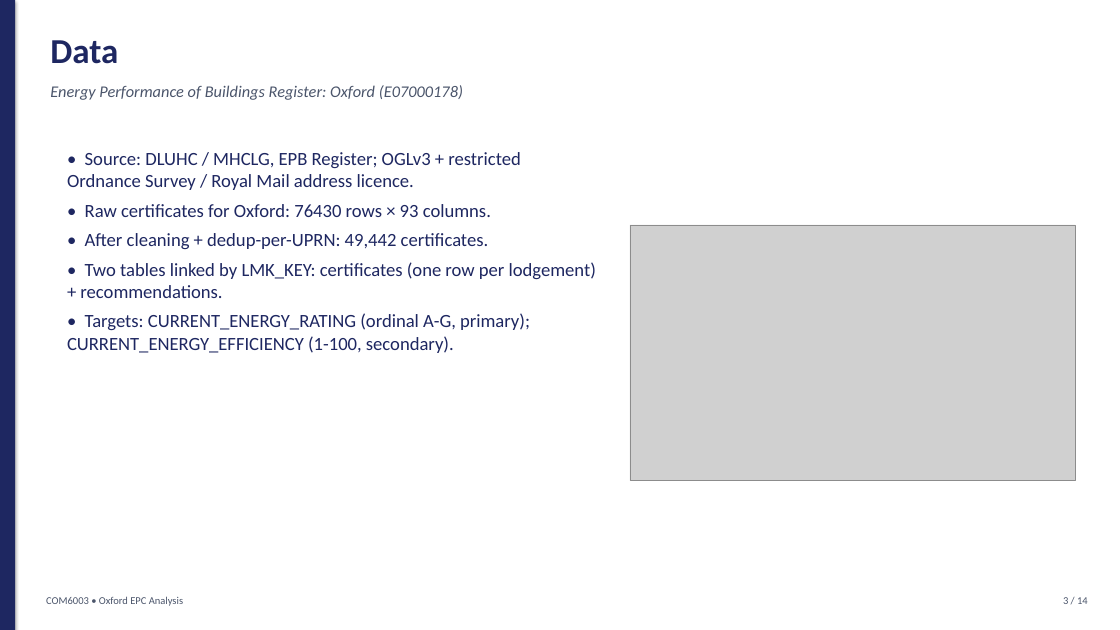
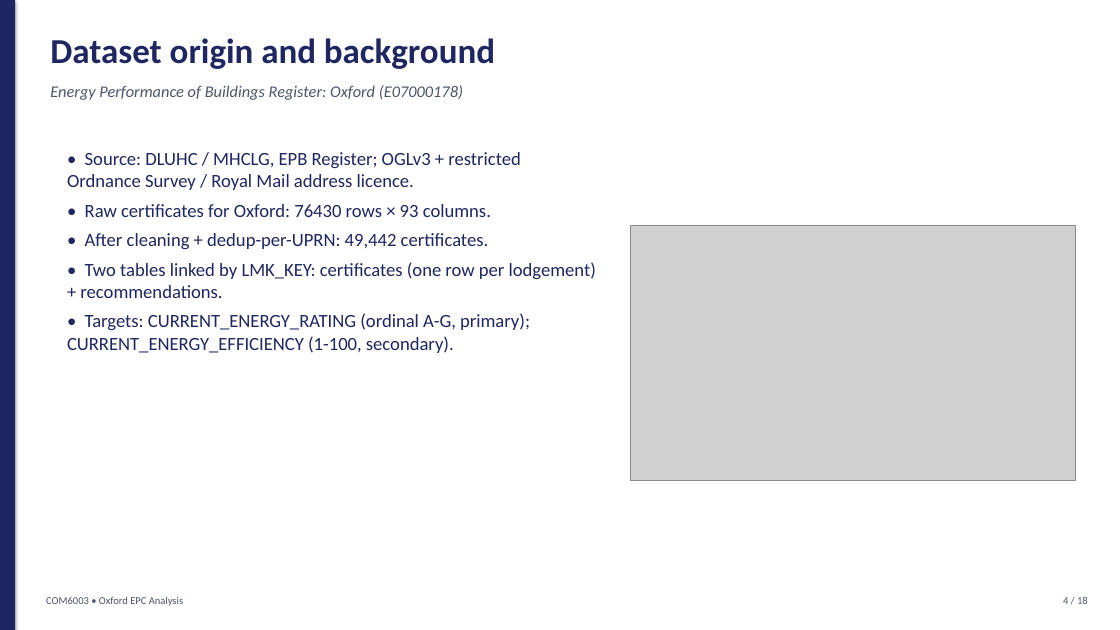
Before and after one commit to parsecsion/oxford-epc, a slide deck: slide 4 of presentation/COM6003_Oxford_Presentation.pptx (slide 3 before the commit). Drawn at 1120x630 pixels with LibreOffice and Linux fonts; fonts in the diff are those of the drawing; grey boxes stand for pictures. Boxes give left, top, right and bottom in pixels: in the first picture for what was removed or moved away, otherwise in the second. Text is boxed around its words. In the diff, an @@ line names an element or a change of style, - is before the commit and + after.

```diff
--- a/presentation/COM6003_Oxford_Presentation.pptx
+++ b/presentation/COM6003_Oxford_Presentation.pptx
@@ text at bbox=[50, 38, 495, 69]: text changed @@
-Data
+Dataset origin and background
@@ text at bbox=[1063, 597, 1088, 604]: text changed @@
-3 / 14
+4 / 18
```
Also in this commit, not shown: 12 other slides changed, 4 slides added.
